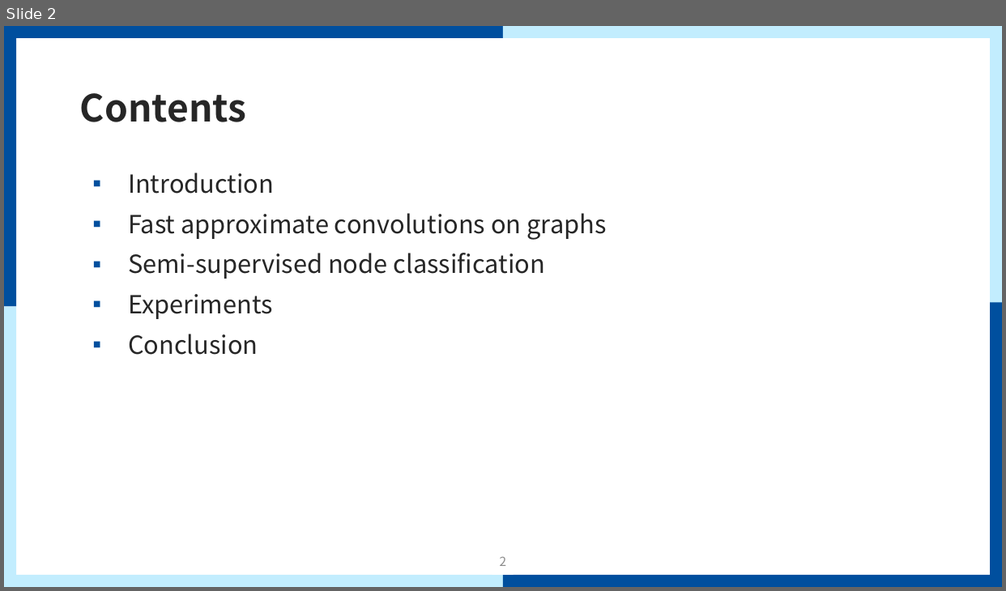
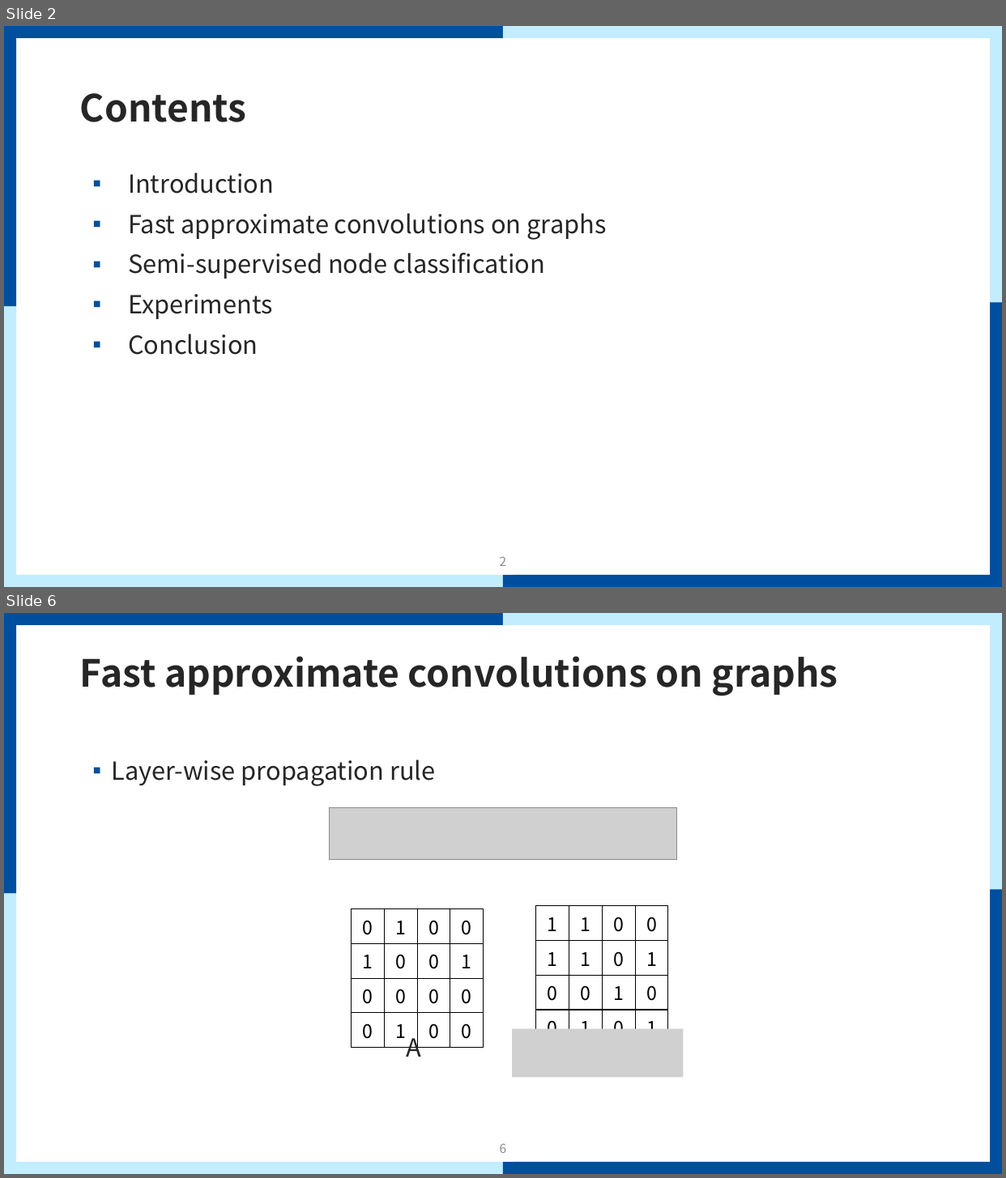
Before and after one commit to mmvv11/GraduateStudies, a slide deck: papers/review/GCN Review.pptx. Shown one above the other, each under a label of ours: slide 2 before the commit, slides 2 and 6 after it; the slides between them are not shown. The pictures are 1006x591 and 1006x1178 pixels, drawn with LibreOffice and Linux fonts; fonts in the diff are those of the drawing; grey boxes stand for pictures; background and template pictures are left out. Boxes give left, top, right and bottom in pixels: in the first picture for what was removed or moved away, otherwise in the second. Text is boxed around its words. In the diff, an @@ line names an element or a change of style, - is before the commit and + after.

```diff
--- a/papers/review/GCN Review.pptx
+++ b/papers/review/GCN Review.pptx
@@ slide 6 added at (4, 613, 1002, 1174), background #FFFFFF; not listed: 9 template elements that a slide beside it also shows @@
@@ title added at (80, 656, 838, 696), 36 pt, text #262626, bold @@
+Fast approximate convolutions on graphs
@@ text added at (111, 760, 435, 786), 24 pt, text #262626 @@
+▪ Layer-wise propagation rule
@@ picture added at (329, 808, 677, 860) @@
@@ table added at (351, 909, 484, 1042), 4 rows, 4 columns @@
+0 | 1 | 0 | 0
+1 | 0 | 0 | 1
+0 | 0 | 0 | 0
+0 | 1 | 0 | 0
@@ table added at (536, 906, 668, 1033), 4 rows, 4 columns @@
+1 | 1 | 0 | 0
+1 | 1 | 0 | 1
+0 | 0 | 1 | 0
+0 | 1 | 0 | 1
@@ text added at (407, 1032, 422, 1057), 24 pt, text #262626 @@
+A
@@ picture added at (513, 1029, 684, 1078) @@
@@ page number added at (500, 1144, 507, 1153), 12 pt, text #8C8C8C @@
+6
```
Also in this commit, not shown: 1 slide changed, 7 other slides added.
